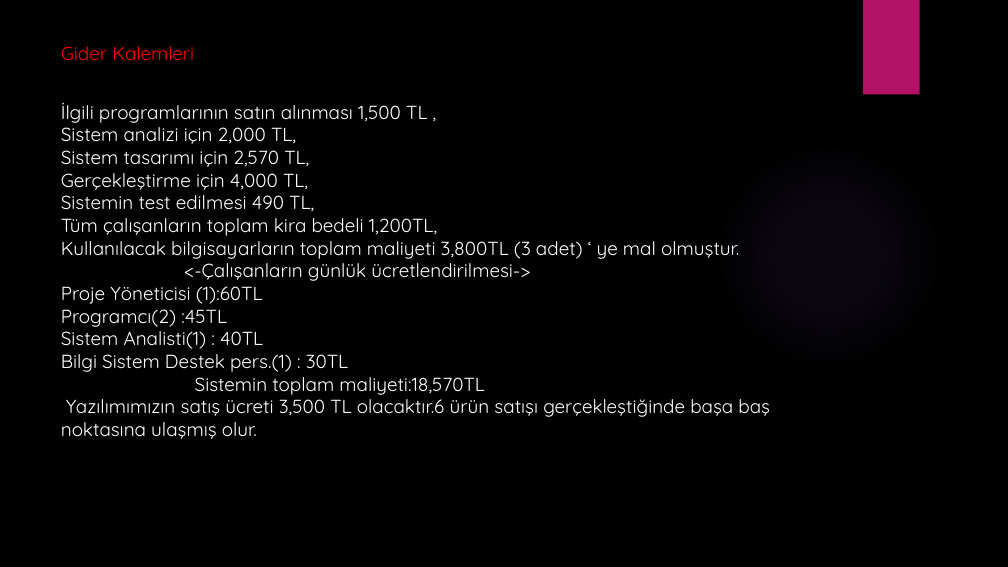
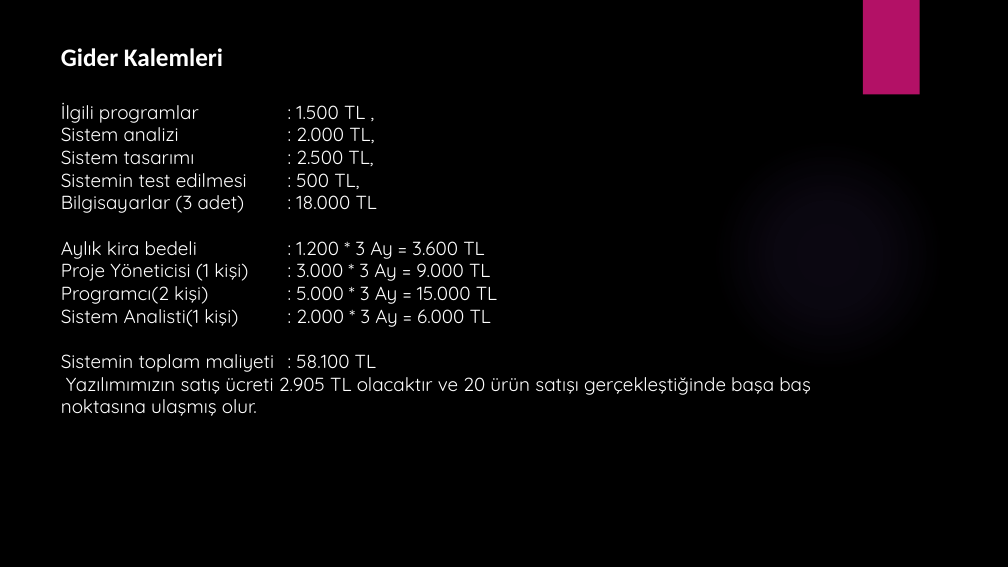
Before and after one commit to ekaraman89/Sistem-Analiz-ve-Tasar-m-, a slide deck: slide 11 of Sistem Analizi ve Tasarımı 1. Sunum.pptx. Drawn at 1008x567 pixels with LibreOffice and Linux fonts; fonts in the diff are those of the drawing; background and template pictures are left out. Boxes give left, top, right and bottom in pixels: in the first picture for what was removed or moved away, otherwise in the second. Text is boxed around its words. In the diff, an @@ line names an element or a change of style, - is before the commit and + after.

```diff
--- a/Sistem Analizi ve Tasarımı 1. Sunum.pptx
+++ b/Sistem Analizi ve Tasarımı 1. Sunum.pptx
@@ text "Gider Kalemleri" at (61,48,223,67): size 18 to 24 pt, font Quicksand to Calibri, text colour #FF0000 to #FFFFFF, bold on @@
@@ text at (61,103,811,416): text changed @@
-İlgili programlarının satın alınması 1,500 TL ,
-Sistem analizi için 2,000 TL,
-Sistem tasarımı için 2,570 TL,
-Gerçekleştirme için 4,000 TL,
-Sistemin test edilmesi 490 TL,
-Tüm çalışanların toplam kira bedeli 1,200TL,
-Kullanılacak bilgisayarların toplam maliyeti 3,800TL (3 adet) ‘ ye mal olmuştur.
-<-Çalışanların günlük ücretlendirilmesi->
-Proje Yöneticisi (1):60TL
-Programcı(2) :45TL
-Sistem Analisti(1) : 40TL
-Bilgi Sistem Destek pers.(1) : 30TL
-Sistemin toplam maliyeti:18,570TL
-Yazılımımızın satış ücreti 3,500 TL olacaktır.6 ürün satışı gerçekleştiğinde başa baş noktasına ulaşmış olur.
+İlgili programlar : 1.500 TL ,
+Sistem analizi : 2.000 TL,
+Sistem tasarımı : 2.500 TL,
+Sistemin test edilmesi : 500 TL,
+Bilgisayarlar (3 adet) : 18.000 TL
+Aylık kira bedeli : 1.200 * 3 Ay = 3.600 TL
+Proje Yöneticisi (1 kişi) : 3.000 * 3 Ay = 9.000 TL
+Programcı(2 kişi) : 5.000 * 3 Ay = 15.000 TL
+Sistem Analisti(1 kişi) : 2.000 * 3 Ay = 6.000 TL
+Sistemin toplam maliyeti : 58.100 TL
+Yazılımımızın satış ücreti 2.905 TL olacaktır ve 20 ürün satışı gerçekleştiğinde başa baş noktasına ulaşmış olur.
```
Also in this commit, not shown: 3 other slides changed.
